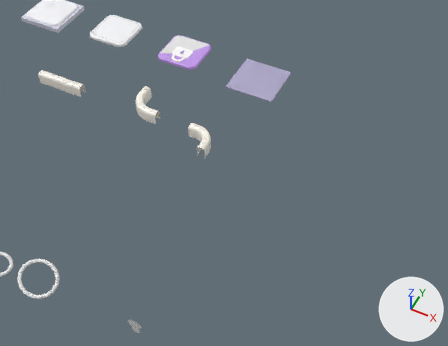
The Blender file ArtSource/BoardKit.blend: old version first, new version second.
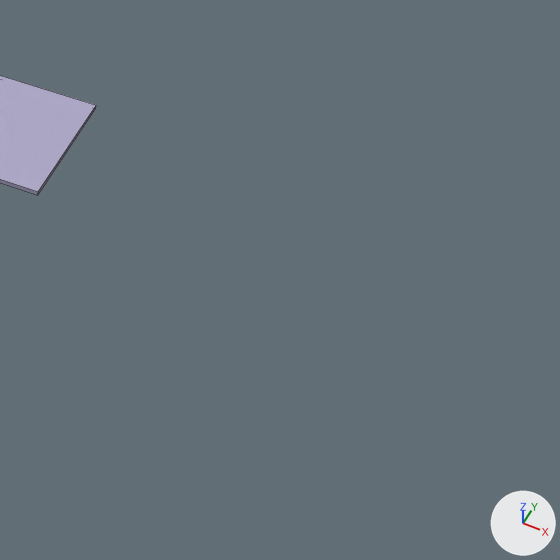
Each version appears first from a 50 mm camera at (28.85, -9.06, 8.03) aimed at (25.4, -2.16, -0.59), and next in a close-up on the part from 58% to 100% of the width and 11% to 65% of the height. The lights are fixed; the arrows at lower right show +X, +Y and +Z. The last two pictures show the newer version. The close-ups show mesh edges as thin lines.

The scene before the commit, as lines of its bpy script (objects in view):
```python
me_kit_hole = bpy.data.meshes.new('Kit_Hole')
me_kit_hole.from_pydata(...)  # a box spanning x -0.5..0.5, y -0.5..0.5, z -0.1..-0.07
me_kit_hole.materials.append(mat_m_kithole)  # greyish blue #ada8c8
ob_kit_hole = bpy.data.objects.new('Kit_Hole', me_kit_hole)
ob_kit_hole.location = (25.1, 0.0, 0.0)
```
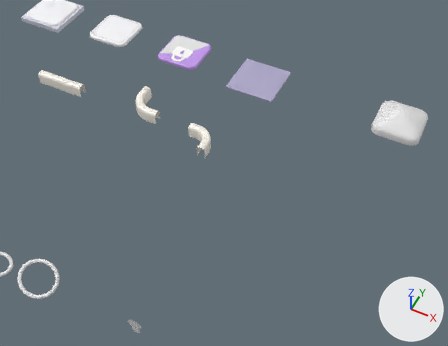
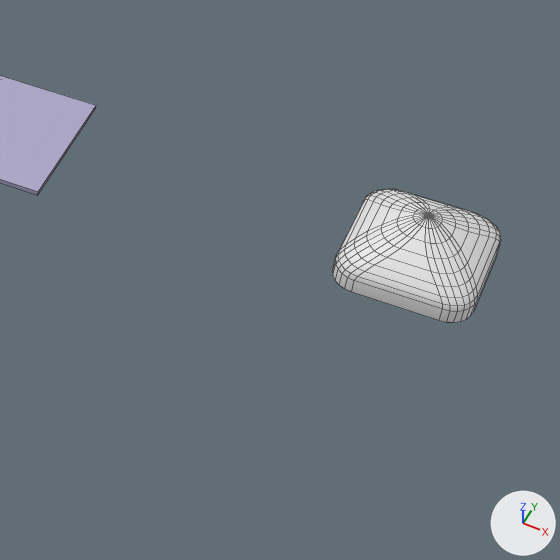
The change, as a list of edits to the scene's bpy script:
```text
Add mat_m_kitobstacle:
    mat_m_kitobstacle = principled_material('M_KitObstacle')
    mat_m_kitobstacle.base_color = (0.8, 0.8, 0.8)  # white #e7e7e7
Add me_kit_obstacle:
    me_kit_obstacle.from_pydata(...)  # 253 vertices, 252 faces; spans x -0.45..0.45, y -0.45..0.45, z -0.1..0.3
    me_kit_obstacle.polygons.foreach_set('use_smooth', [True] * 252)
    me_kit_obstacle.materials.append(mat_m_kitobstacle)  # white #e7e7e7
Add ob_kit_obstacle:
    ob_kit_obstacle = bpy.data.objects.new('Kit_Obstacle', me_kit_obstacle)
    ob_kit_obstacle.location = (28.0, 0.0, 0.0)
```

Pixel boxes [x1, y1, x2, y2] of what changed, in the close-ups (560 x 560 px):
'Kit_Obstacle', added
    after: [332, 189, 501, 322]
